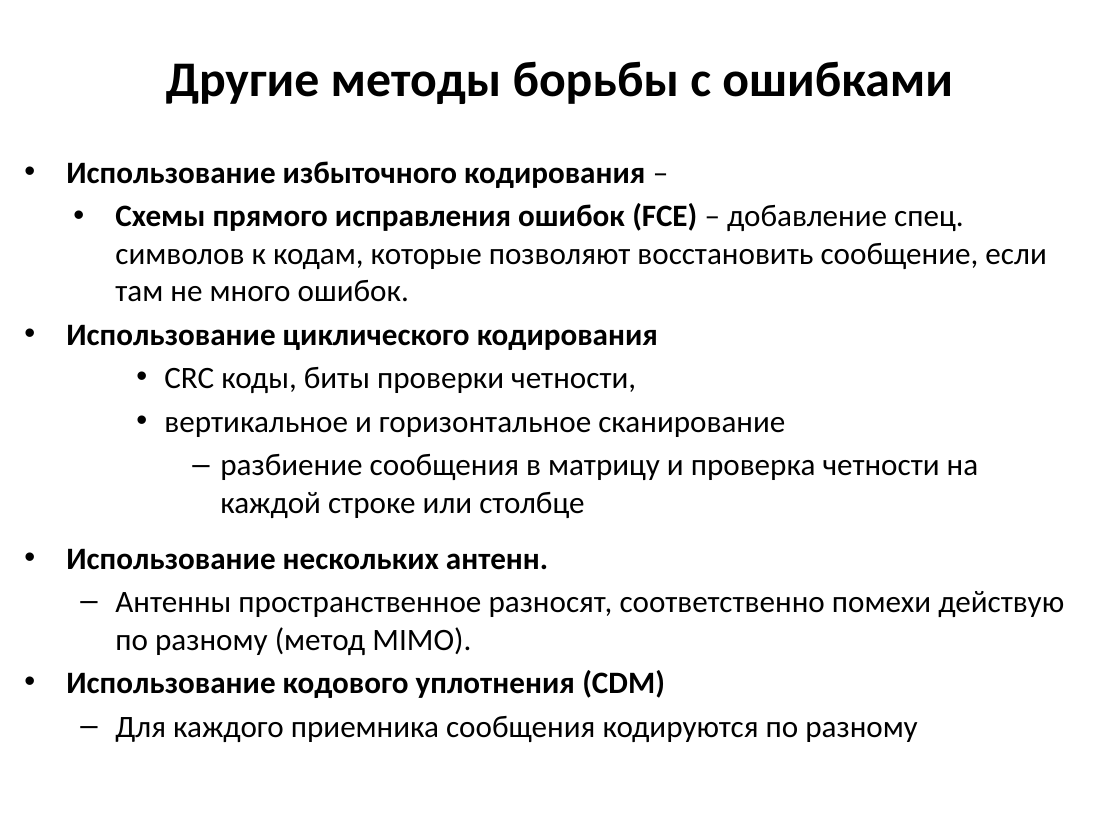
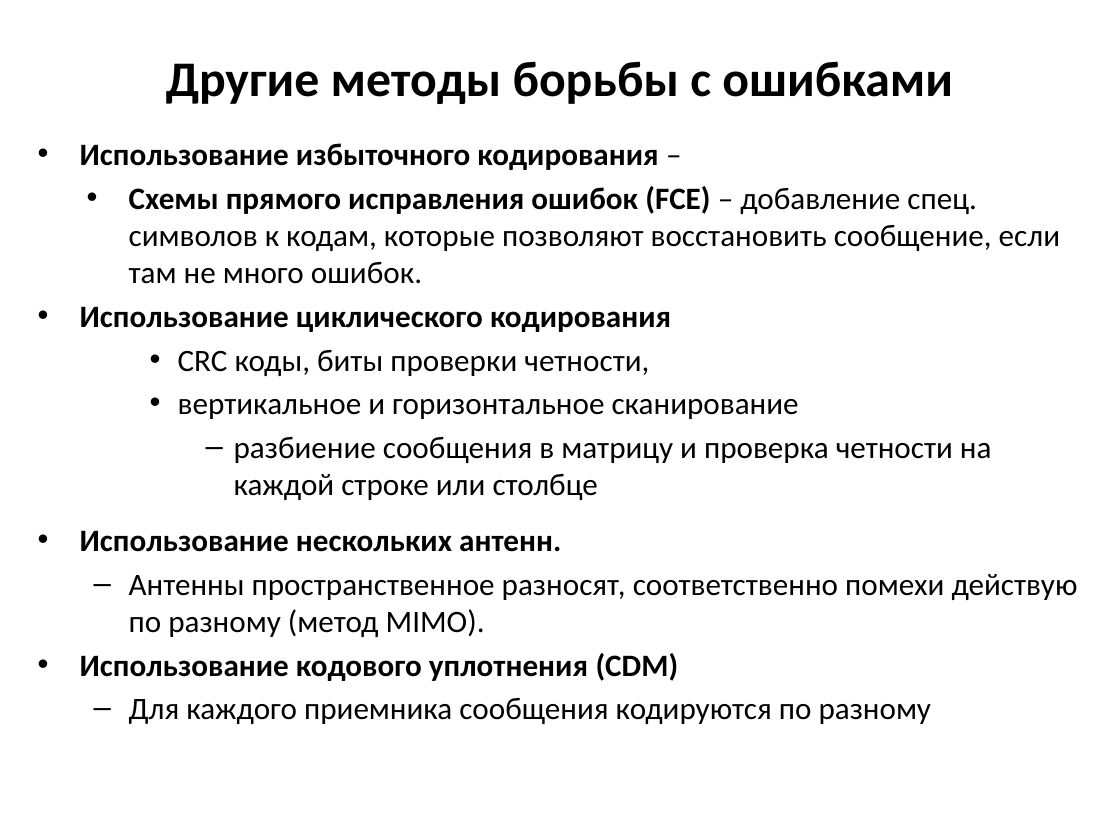
Before and after one commit to MVRonkin/arch_comp_sys, a slide deck: slide 25 of 2023 весна/лекции/лекция 12 нов.pptx. Drawn at 1120x840 pixels with LibreOffice and Linux fonts; fonts in the diff are those of the drawing. Boxes give left, top, right and bottom in pixels: in the first picture for what was removed or moved away, otherwise in the second. Text is boxed around its words. In the diff, an @@ line names an element or a change of style, - is before the commit and + after.

```diff
--- a/2023 весна/лекции/лекция 12 нов.pptx
+++ b/2023 весна/лекции/лекция 12 нов.pptx
@@ text "Использование избыточного кодирования –": place and size @@
-text "Использование избыточного кодирования –" at [66,161,1064,742]
+text "Использование избыточного кодирования –" at [80,143,1078,724]
```
Also in this commit, not shown: 3 other slides changed, 12 other files.
